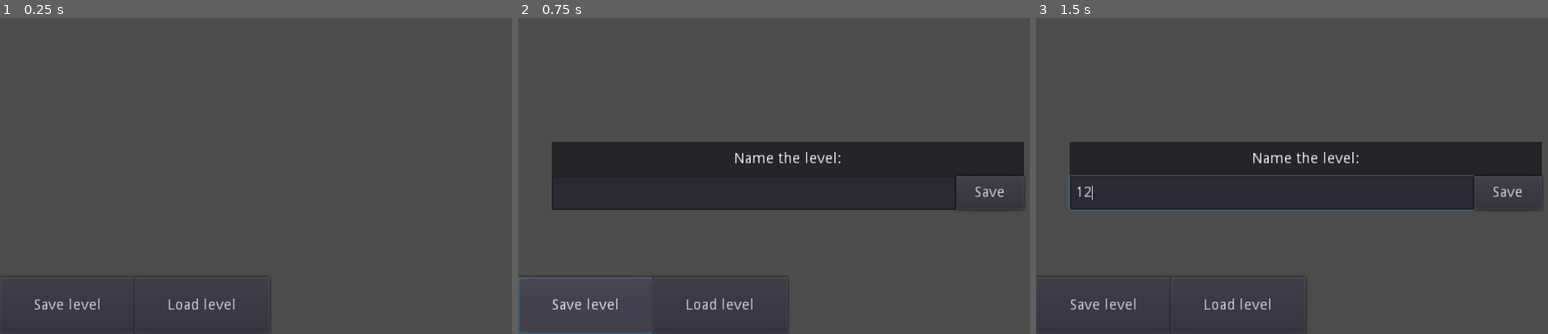
Above: before the commit, frames 1-3 (left to right).
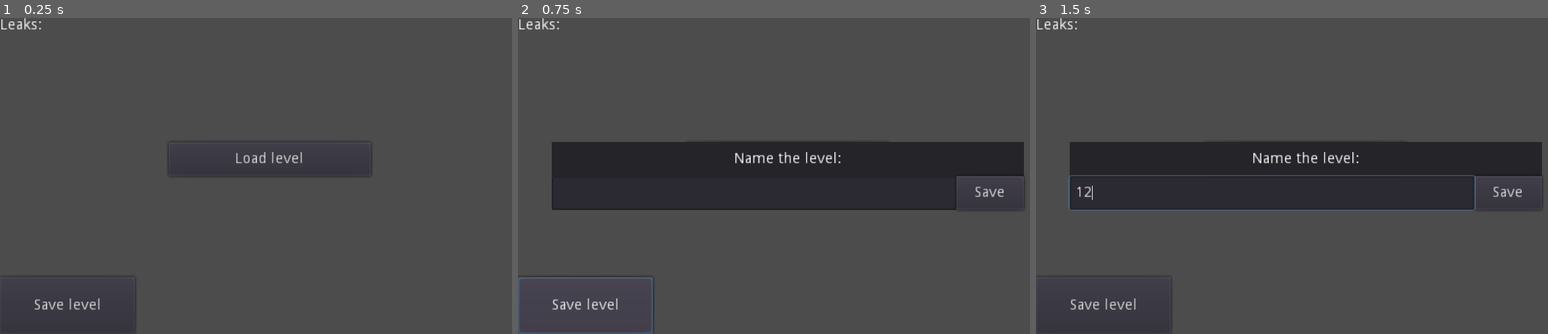
Above: after the commit, the same moments.

Repository: TaeKwonZeus/flow-godot
Game: Godot game, scene res://scenes/Main.tscn
Same seed, same stepped clock (60 frames per second), same inputs: the game is played once before the commit and once after it.
Inputs (mouse positions are in pixels of both pictures, inside the frame that each line leads up to):
- Up to frame 1 (0.25 s): no input
- Up to frame 2 (0.75 s): click "Save level" at 0.5 s
- Up to frame 3 (1.5 s): click (1271, 191) at 1.27 s; type "12" at 1.35 s

The runs differ from the first frame. In frame 1, 0.7% of the frame differs, in the area x 0-73%, y 0-100%; in frame 2, 0.4%; in frame 3, 0.4%.

Commit message:
added leak count

Diff:
--- a/main/nodes/blocks/objects/Player.tscn
+++ b/main/nodes/blocks/objects/Player.tscn
@@ -2,7 +2,6 @@
 
 [ext_resource path="res://images/sprites/bird.png" type="Texture" id=1]
 [ext_resource path="res://scripts/grid/blocks/objects/player.gd" type="Script" id=2]
-
 
 [node name="Player" type="Node2D"]
 script = ExtResource( 2 )
--- a/main/scenes/Main.tscn
+++ b/main/scenes/Main.tscn
@@ -1,8 +1,11 @@
-[gd_scene load_steps=4 format=2]
+[gd_scene load_steps=7 format=2]
 
 [ext_resource path="res://scripts/grid/game_grid.gd" type="Script" id=1]
 [ext_resource path="res://scripts/ui/loader.gd" type="Script" id=2]
 [ext_resource path="res://scripts/ui/saver.gd" type="Script" id=3]
+[ext_resource path="res://scripts/ui/load_button.gd" type="Script" id=4]
+[ext_resource path="res://scripts/ui/menu_ui.gd" type="Script" id=5]
+[ext_resource path="res://scripts/ui/leaks_display.gd" type="Script" id=6]
 
 [node name="Main" type="Node2D"]
 
@@ -22,26 +25,15 @@
 "_edit_use_anchors_": false
 }
 
-[node name="Save" type="Button" parent="UI"]
-margin_left = -256.0
-margin_top = 96.0
-margin_right = -128.0
-margin_bottom = 150.0
-text = "Save level"
+[node name="MenuUI" type="Control" parent="UI"]
+margin_right = 40.0
+margin_bottom = 40.0
+script = ExtResource( 5 )
 __meta__ = {
 "_edit_use_anchors_": false
 }
 
-[node name="Load" type="Button" parent="UI"]
-margin_left = -128.0
-margin_top = 96.0
-margin_bottom = 150.0
-text = "Load level"
-__meta__ = {
-"_edit_use_anchors_": false
-}
-
-[node name="Loader" type="Control" parent="UI"]
+[node name="Loader" type="Control" parent="UI/MenuUI"]
 visible = false
 margin_right = 40.0
 margin_bottom = 40.0
@@ -50,7 +42,7 @@
 "_edit_use_anchors_": false
 }
 
-[node name="ItemList" type="ItemList" parent="UI/Loader"]
+[node name="ItemList" type="ItemList" parent="UI/MenuUI/Loader"]
 margin_left = -224.0
 margin_top = -96.0
 margin_right = 224.0
@@ -59,7 +51,7 @@
 "_edit_use_anchors_": false
 }
 
-[node name="Panel" type="Panel" parent="UI/Loader"]
+[node name="Panel" type="Panel" parent="UI/MenuUI/Loader"]
 margin_left = -224.0
 margin_top = -128.0
 margin_right = 224.0
@@ -68,12 +60,22 @@
 "_edit_use_anchors_": false
 }
 
-[node name="Label" type="Label" parent="UI/Loader/Panel"]
+[node name="Label" type="Label" parent="UI/MenuUI/Loader/Panel"]
 margin_right = 448.0
 margin_bottom = 32.0
 text = "Select a level to load:"
 align = 1
 valign = 1
+
+[node name="Load" type="Button" parent="UI/MenuUI"]
+margin_left = -96.0
+margin_top = -32.0
+margin_right = 96.0
+text = "Load level"
+script = ExtResource( 4 )
+__meta__ = {
+"_edit_use_anchors_": false
+}
 
 [node name="Saver" type="Control" parent="UI"]
 visible = false
@@ -118,9 +120,39 @@
 __meta__ = {
 "_edit_use_anchors_": false
 }
-[connection signal="pressed" from="UI/Save" to="UI/Saver" method="_on_save_requested"]
-[connection signal="pressed" from="UI/Load" to="UI/Loader" method="_load_items"]
-[connection signal="loaded" from="UI/Loader" to="GameGrid" method="_on_load_from_json"]
-[connection signal="item_selected" from="UI/Loader/ItemList" to="UI/Loader" method="_on_load"]
+
+[node name="GameUI" type="Control" parent="UI"]
+margin_right = 40.0
+margin_bottom = 40.0
+__meta__ = {
+"_edit_use_anchors_": false
+}
+
+[node name="Save" type="Button" parent="UI/GameUI"]
+margin_left = -256.0
+margin_top = 96.0
+margin_right = -128.0
+margin_bottom = 150.0
+text = "Save level"
+__meta__ = {
+"_edit_use_anchors_": false
+}
+
+[node name="Label" type="Label" parent="UI/GameUI"]
+margin_left = -256.0
+margin_top = -150.0
+margin_right = -128.0
+margin_bottom = -128.0
+text = "Leaks: "
+script = ExtResource( 6 )
+__meta__ = {
+"_edit_use_anchors_": false
+}
+[connection signal="leaks_displayed" from="GameGrid" to="UI/GameUI/Label" method="_on_leaks_changed"]
+[connection signal="loaded" from="UI/MenuUI/Loader" to="UI/MenuUI" method="_on_loaded"]
+[connection signal="loaded" from="UI/MenuUI/Loader" to="GameGrid" method="_on_load_from_json"]
+[connection signal="item_selected" from="UI/MenuUI/Loader/ItemList" to="UI/MenuUI/Loader" method="_on_load"]
+[connection signal="pressed" from="UI/MenuUI/Load" to="UI/MenuUI/Loader" method="_load_items"]
 [connection signal="saved" from="UI/Saver" to="GameGrid" method="_export_to_json"]
 [connection signal="pressed" from="UI/Saver/SaveButton" to="UI/Saver" method="_on_saved"]
+[connection signal="pressed" from="UI/GameUI/Save" to="UI/Saver" method="_on_save_requested"]
--- a/main/scenes/Menu.tscn
+++ /dev/null
@@ -1,20 +0,0 @@
-[gd_scene format=2]
-
-[node name="Menu" type="Control"]
-anchor_right = 1.0
-anchor_bottom = 1.0
-margin_left = 512.0
-margin_top = 300.0
-margin_right = -512.0
-margin_bottom = -300.0
-rect_rotation = 0.079071
-__meta__ = {
-"_edit_use_anchors_": false
-}
-
-[node name="Button" type="Button" parent="."]
-margin_right = 192.0
-margin_bottom = 20.0
-__meta__ = {
-"_edit_use_anchors_": false
-}
--- a/main/scripts/grid/blocks/objects/reservoir.gd
+++ b/main/scripts/grid/blocks/objects/reservoir.gd
@@ -12,6 +12,8 @@
 
 
 func activate():
+	grid.leaks = 0
+
 	var pos_below = grid.get_pos(self) + Vector2.DOWN * WORLD_MODIFIER
 	var output = grid.find_block_at_position(pos_below)
 
--- a/main/scripts/grid/blocks/pipes/pipe.gd
+++ b/main/scripts/grid/blocks/pipes/pipe.gd
@@ -29,9 +29,10 @@
 			block.activate(own_pos)
 		elif not block == null and block is Jar:
 			print("Yay")
-		elif block == null:
+		elif block == null or block is Player:
 			print("Lol don't leak")
 			grid.leaks += 1
+			grid.emit_signal("leaks_displayed", grid.leaks)
 
 
 func _get_outputs(input):
--- a/main/scripts/grid/game_grid.gd
+++ b/main/scripts/grid/game_grid.gd
@@ -1,6 +1,8 @@
 class_name GameGrid
 extends Node2D
 
+
+signal leaks_displayed(number)
 
 const TYPE_MATCH = {
 	"Player": preload("res://nodes/blocks/objects/Player.tscn"),
--- /dev/null
+++ b/main/scripts/ui/game_ui.gd
@@ -0,0 +1,16 @@
+extends Node
+
+
+# Declare member variables here. Examples:
+# var a = 2
+# var b = "text"
+
+
+# Called when the node enters the scene tree for the first time.
+func _ready():
+	pass # Replace with function body.
+
+
+# Called every frame. 'delta' is the elapsed time since the previous frame.
+#func _process(delta):
+#	pass
--- /dev/null
+++ b/main/scripts/ui/leaks_display.gd
@@ -0,0 +1,8 @@
+extends Label
+
+
+var default_text = "Leaks: "
+
+
+func _on_leaks_changed(number):
+	text = default_text + str(number)
--- /dev/null
+++ b/main/scripts/ui/load_button.gd
@@ -0,0 +1,5 @@
+extends Button
+
+
+func _ready():
+	connect("pressed", self, "hide")
--- a/main/scripts/ui/loader.gd
+++ b/main/scripts/ui/loader.gd
@@ -34,4 +34,6 @@
 	for i in range($ItemList.get_item_count()):
 		$ItemList.remove_item(i)
 
-	hide()
+
+func _on_Load_pressed():
+	pass # Replace with function body.
--- /dev/null
+++ b/main/scripts/ui/menu_ui.gd
@@ -0,0 +1,5 @@
+extends Control
+
+
+func _on_loaded(_file_name):
+	hide()
